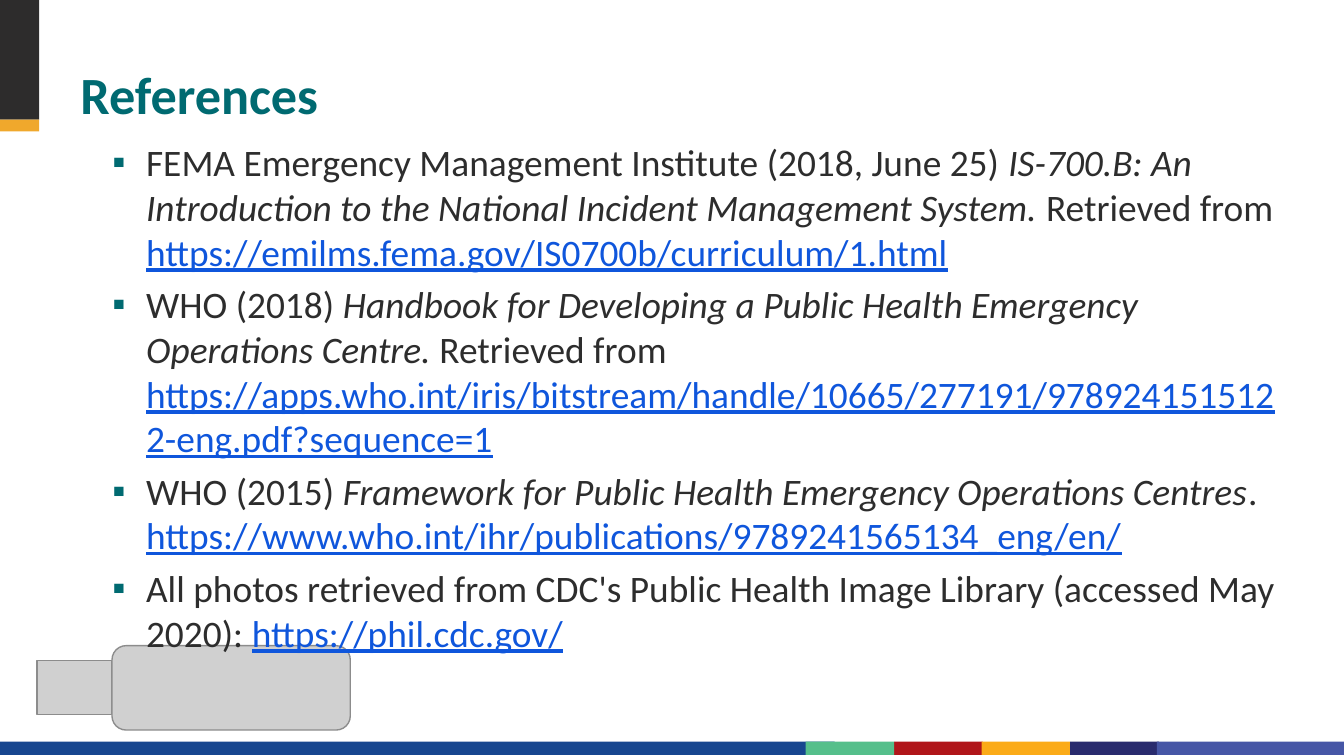
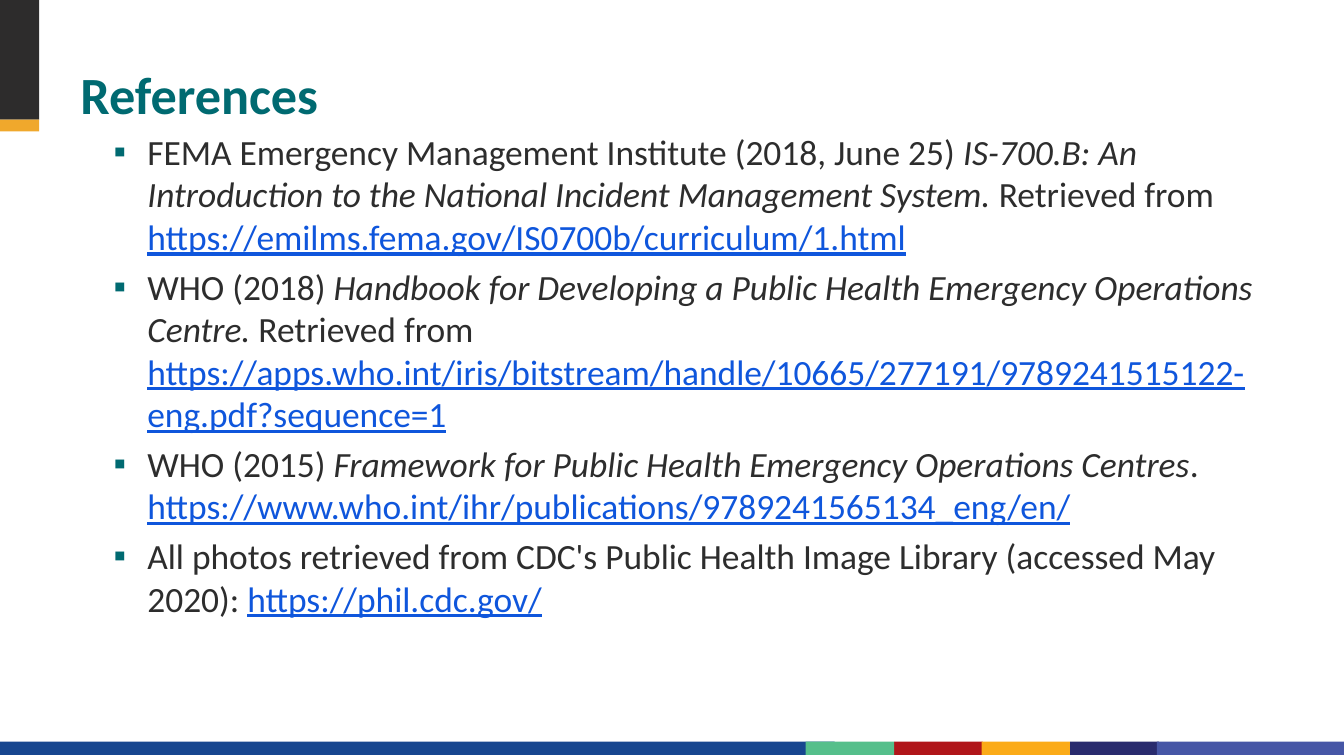
Before and after one commit to talus-analytics-bus/cdc-eoc, a slide deck: slide 29 of src/assets/documents/EOC Development Tool/5 - How do we operate our EOC/operate-5-2020-eoc-covid-19-operations-guide.pptx. Drawn at 1344x756 pixels with LibreOffice and Linux fonts; fonts in the diff are those of the drawing; grey boxes stand for pictures; background and template pictures are left out. Boxes give left, top, right and bottom in pixels: in the first picture for what was removed or moved away, otherwise in the second. Text is boxed around its words. In the diff, an @@ line names an element or a change of style, - is before the commit and + after.

```diff
--- a/src/assets/documents/EOC Development Tool/5 - How do we operate our EOC/operate-5-2020-eoc-covid-19-operations-guide.pptx
+++ b/src/assets/documents/EOC Development Tool/5 - How do we operate our EOC/operate-5-2020-eoc-covid-19-operations-guide.pptx
@@ text "FEMA Emergency Management Institute (2018, ...": place and size @@
-text "FEMA Emergency Management Institute (2018, ..." at (146, 149, 1274, 609)
+text "FEMA Emergency Management Institute (2018, ..." at (147, 139, 1252, 618)
@@ text "FEMA Emergency Management Institute (2018, ..." at (147, 139, 1252, 618): size 20 to 19 pt @@
@@ rectangle removed at (0, 653, 224, 735) @@
@@ picture removed at (112, 645, 349, 730) @@
@@ picture removed at (36, 660, 112, 714) @@
```
Also in this commit, not shown: 28 other slides changed, 4 other files.
